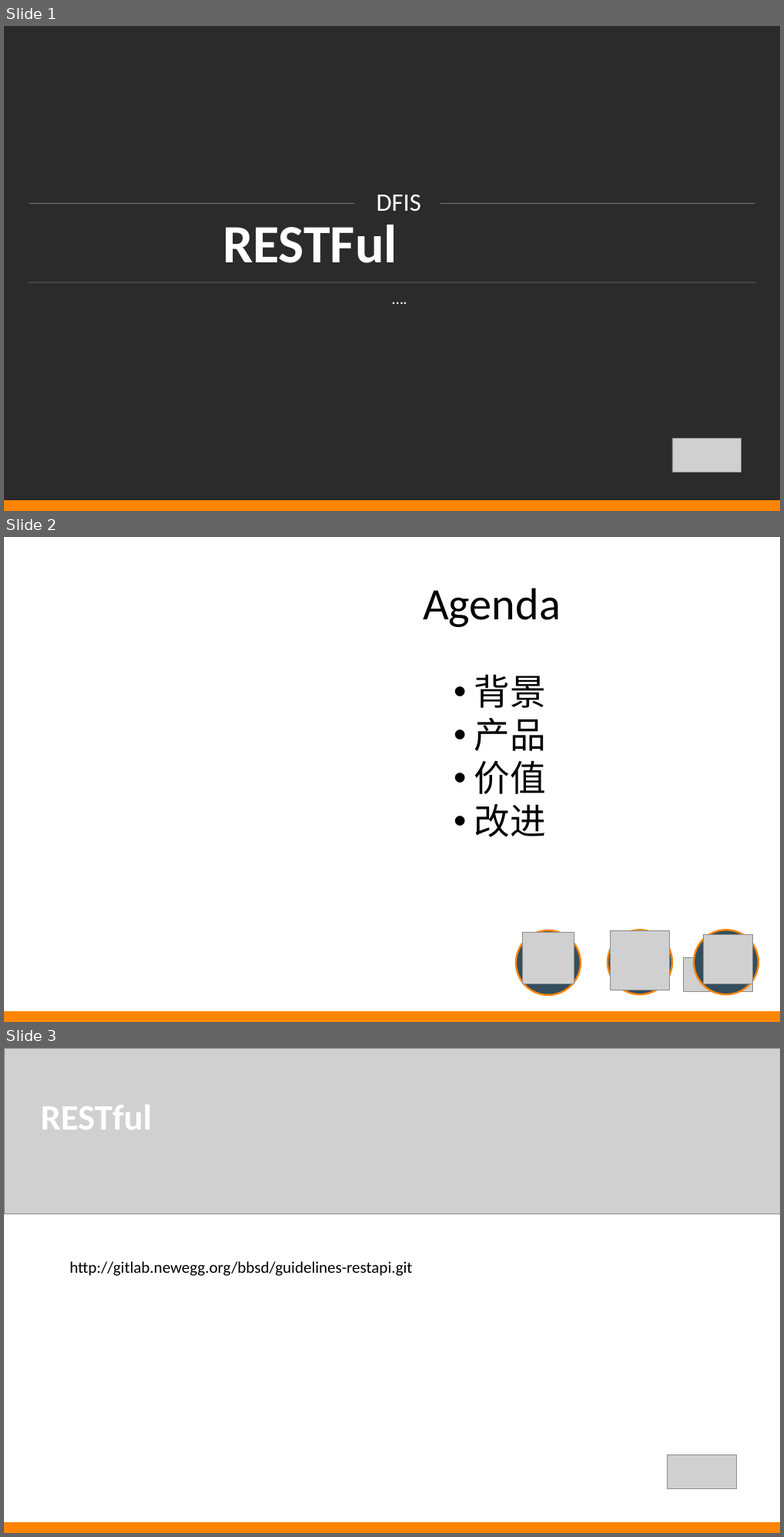
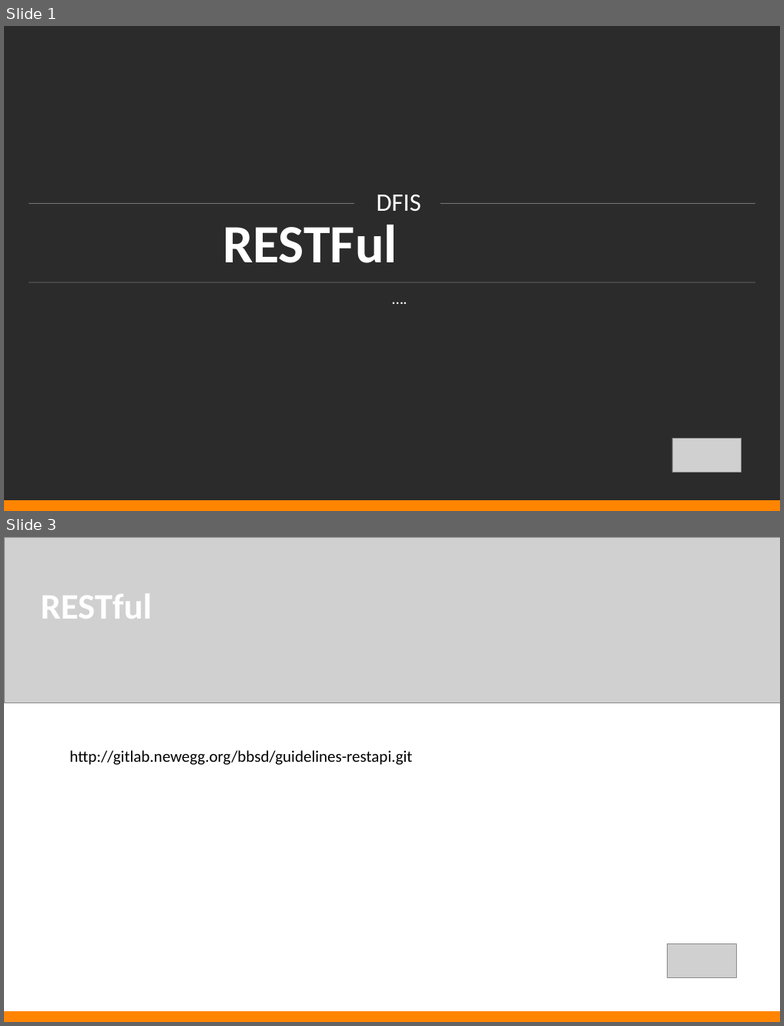
Before and after one commit to by46/mnemosyne, a slide deck: ppt/restful.ppt. Shown one above the other, each under a label of ours: slides 1, 2 and 3 before the commit, slides 1 and 3 after it; the slides between them are not shown. The pictures are 784x1537 and 784x1026 pixels, drawn with LibreOffice and Linux fonts; fonts in the diff are those of the drawing; grey boxes stand for pictures; background and template pictures are left out; a plain dark background stands for a picture behind light text. Boxes give left, top, right and bottom in pixels: in the first picture for what was removed or moved away, otherwise in the second. Text is boxed around its words. In the diff, an @@ line names an element or a change of style, - is before the commit and + after.

```diff
--- a/ppt/restful.ppt
+++ b/ppt/restful.ppt
@@ slide 2 removed at (4,537,780,1022), background picture (left out) @@
@@ text removed at (423,588,561,627) @@
-Agenda
@@ text removed at (474,674,545,837) @@
-• 背景
-• 产品
-• 价值
-• 改进
@@ ellipse removed at (516,930,581,995) @@
@@ picture removed at (523,932,575,984) @@
@@ ellipse removed at (608,930,672,994) @@
@@ picture removed at (611,930,670,990) @@
@@ ellipse removed at (694,930,759,994) @@
@@ picture removed at (703,935,752,984) @@
@@ picture removed at (683,957,752,992) @@
@@ rectangle removed at (4,1011,780,1022) @@
```
Also in this commit, not shown: 1 slide changed, 1 slide added.
